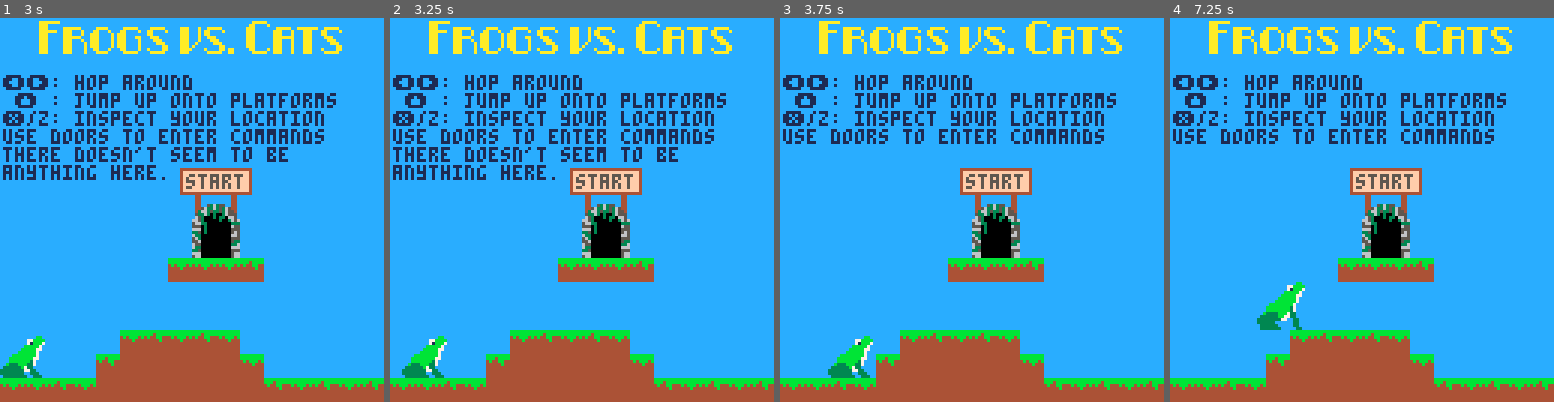
Above: before the commit, frames 1-4 (left to right).
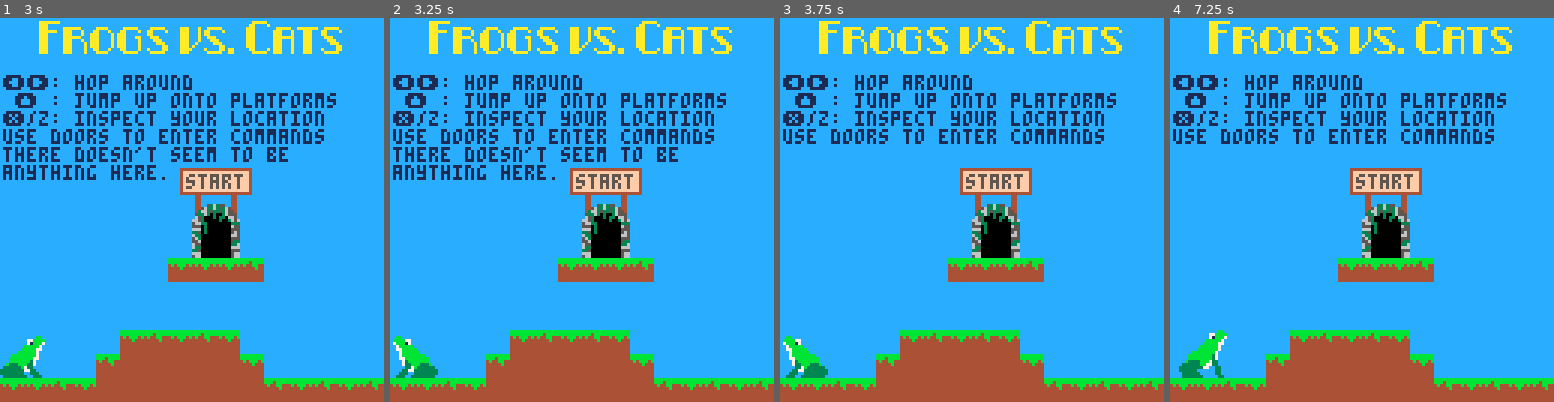
Above: after the commit, the same moments.

Repository: cincodenada/frogsvscats
Game: PICO-8 cartridge frogsvscats.p8
The game is run twice, just before and just after one commit, with the same random seed, the same clock (stepped at 60 frames per second) and the same inputs.
Inputs:
- Up to frame 1 (3 s): tap X (X key) at 0.33, 1.07, 1.85, 2.97 s; tap O (Z key) at 0.7, 1.7, 2.1, 2.5, 2.9 s; hold Right 1.6-2.1 s; hold Up 2.15-2.42 s; hold Right from 2.47 s (still down)
- Up to frame 2 (3.25 s): release Right at 3.03 s; hold Left from 3.08 s (still down)
- Up to frame 3 (3.75 s): tap O (Z key) at 3.3, 3.7 s; release Left at 3.58 s
- Up to frame 4 (7.25 s): hold Right 4.02-4.68 s; tap X (X key) at 4.08, 5.2, 6.32 s; tap O (Z key) every 0.4 s from 4.1 to 6.9 s; hold Up 4.73-5.03 s; hold Left 5.08-5.68 s; hold Right 6.08-6.58 s; hold Right 6.63-7.13 s; hold Up from 7.18 s (still down)

Frame 1 is identical in both runs. In frame 2, 0.8% of the frame differs, in the area x 0-15%, y 82-94%; in frame 3, 1.4%; in frame 4, 1.6%, in the area x 2-36%, y 68-94%.

Commit message:
Stop moving when you attack

Diff:
--- a/frogsvscats.p8
+++ b/frogsvscats.p8
@@ -930,6 +930,7 @@
 	self.x += dx*self.facing
 	self.y += dy
 end
+function entity:clear_move() self.cur_move = nil self.next_move = nil end
 function entity:add_move(dx,dy,vx,vy)
 	if(not self.next_move) self.next_move = { dx=abs(dx), dy=abs(dy), vx=vx*self.facing, vy=vy, x0=self.x, y0=self.y }
 end
@@ -1104,6 +1105,8 @@
 function frog:attack()
 	self.attacking = true
 	self:set_sprite('attack')
+	self:reset_jump()
+	self:clear_move()
 	self:set_frame(0)
 	self:animate(false)
 	sfx(18)
